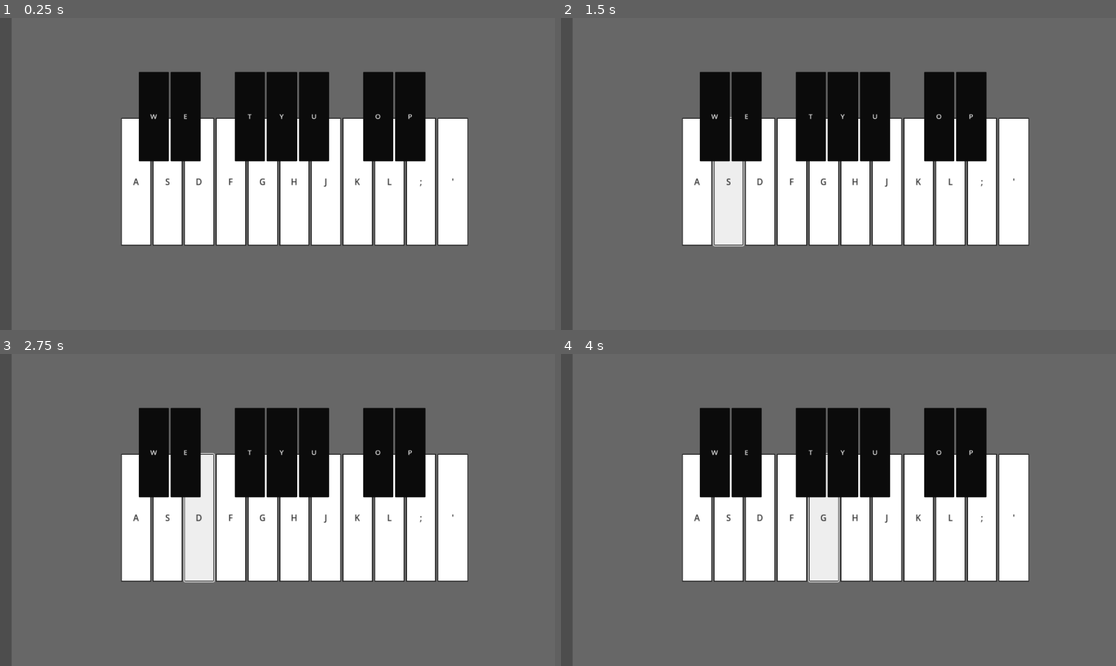
Above: before the commit, frames 1-4 (two rows, left to right).
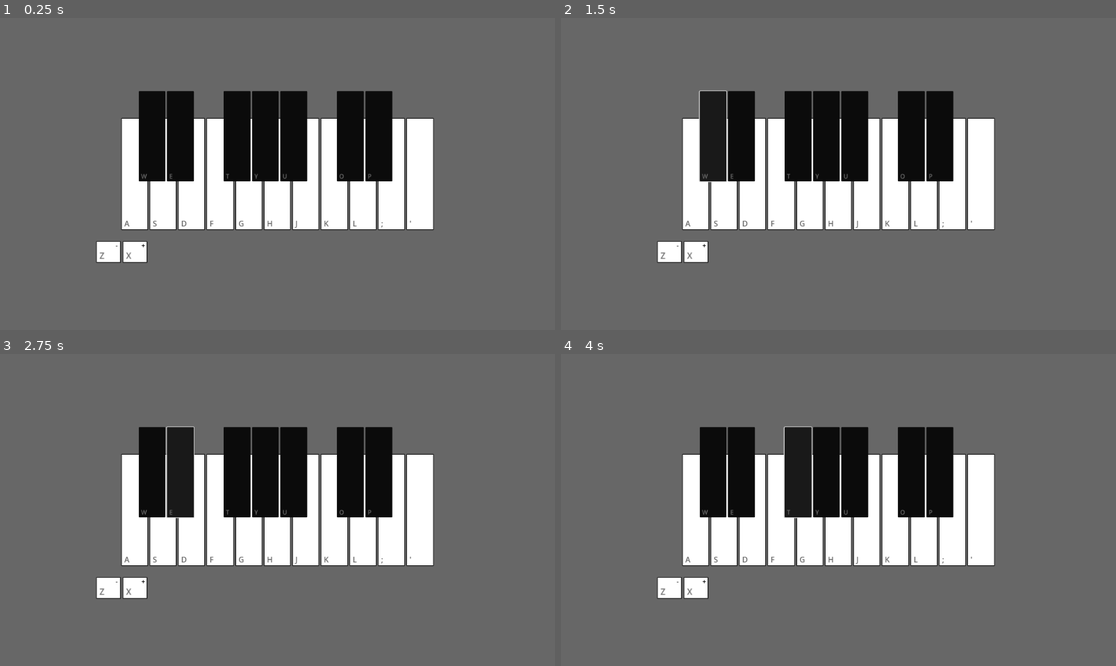
Above: after the commit, the same moments.

Repository: Zombeescott/PianoGame
Game: Godot game, scene res://Scenes/keyboard.tscn
Two runs of this game, one before a commit and one after it. Both use one fixed random seed, a clock stepped at 60 frames per second and the inputs below.
Inputs:
- Up to frame 1 (0.25 s): no input
- Up to frame 2 (1.5 s): click "A" at 0.5 s; click "S" at 1.25 s
- Up to frame 3 (2.75 s): click "D" at 2 s
- Up to frame 4 (4 s): click "F" at 2.75 s; click "G" at 3.5 s

The runs differ from the first frame. In frame 1, 19% of the frame differs, in the area x 0-85%, y 0-100%; in frame 2, 19%; in frame 3, 19%; in frame 4, 19%.

Commit message:
Updated look of Piano keys and added Octave modifiers

Diff:
--- a/Assets/whiteKey.tres
+++ b/Assets/whiteKey.tres
@@ -35,3 +35,4 @@
 Button/styles/hover = SubResource("StyleBoxFlat_eh72o")
 Button/styles/normal = SubResource("StyleBoxFlat_7hw58")
 Button/styles/pressed = SubResource("StyleBoxFlat_0wlaf")
+Label/colors/font_color = Color(0.415686, 0.415686, 0.415686, 1)
--- a/Scenes/KeyComponent.tscn
+++ b/Scenes/KeyComponent.tscn
@@ -4,13 +4,39 @@
 [ext_resource type="Theme" uid="uid://bgjrf1ffhsv5j" path="res://Assets/whiteKey.tres" id="1_kdtc4"]
 
 [node name="Key" type="Button"]
-offset_left = 880.0
-offset_top = 216.0
-offset_right = 888.0
-offset_bottom = 336.0
+offset_right = 48.0
+offset_bottom = 128.0
 size_flags_horizontal = 3
 theme = ExtResource("1_kdtc4")
-text = "NOTE"
 script = ExtResource("1_b6qmj")
 
+[node name="KeyboardButton" type="Label" parent="."]
+layout_mode = 1
+anchors_preset = 2
+anchor_top = 1.0
+anchor_bottom = 1.0
+offset_left = 6.0
+offset_top = -25.0
+offset_right = 48.0
+offset_bottom = 1.0
+grow_vertical = 0
+theme = ExtResource("1_kdtc4")
+text = "Label"
+
+[node name="Note" type="Label" parent="."]
+layout_mode = 1
+anchors_preset = 1
+anchor_left = 1.0
+anchor_right = 1.0
+offset_left = -14.0
+offset_top = -1.0
+offset_right = 4.0
+offset_bottom = 25.0
+grow_horizontal = 0
+scale = Vector2(0.75, 0.75)
+theme = ExtResource("1_kdtc4")
+theme_override_colors/font_color = Color(0, 0, 0, 1)
+horizontal_alignment = 1
+metadata/_edit_group_ = true
+
 [connection signal="button_down" from="." to="." method="_on_button_down"]
--- a/Scenes/keyboard.tscn
+++ b/Scenes/keyboard.tscn
@@ -10,9 +10,9 @@
 script = ExtResource("1_3lyc4")
 
 [node name="ColorRect" type="ColorRect" parent="."]
-offset_left = 24.0
-offset_right = 1176.0
+offset_right = 1152.0
 offset_bottom = 652.0
+scale = Vector2(1.00738, 1.00362)
 color = Color(0.403922, 0.403922, 0.403922, 1)
 
 [node name="CanvasLayer" type="CanvasLayer" parent="."]
@@ -30,7 +30,6 @@
 offset_bottom = 116.0
 grow_horizontal = 2
 grow_vertical = 2
-scale = Vector2(1.10966, 1.13947)
 theme = ExtResource("2_320ij")
 
 [node name="HBoxContainer" type="HBoxContainer" parent="CanvasLayer/WhiteNotes"]
@@ -39,58 +38,80 @@
 
 [node name="C_Whole" parent="CanvasLayer/WhiteNotes/HBoxContainer" instance=ExtResource("2_holbd")]
 layout_mode = 2
+octave = 1
+
+[node name="KeyboardButton" parent="CanvasLayer/WhiteNotes/HBoxContainer/C_Whole" index="0"]
 text = "A"
-octave = 1
 
 [node name="D_Whole" parent="CanvasLayer/WhiteNotes/HBoxContainer" instance=ExtResource("2_holbd")]
 layout_mode = 2
+octave = 1
+
+[node name="KeyboardButton" parent="CanvasLayer/WhiteNotes/HBoxContainer/D_Whole" index="0"]
 text = "S"
-octave = 1
 
 [node name="E_Whole" parent="CanvasLayer/WhiteNotes/HBoxContainer" instance=ExtResource("2_holbd")]
 layout_mode = 2
+octave = 1
+
+[node name="KeyboardButton" parent="CanvasLayer/WhiteNotes/HBoxContainer/E_Whole" index="0"]
 text = "D"
-octave = 1
 
 [node name="F_Whole" parent="CanvasLayer/WhiteNotes/HBoxContainer" instance=ExtResource("2_holbd")]
 layout_mode = 2
+octave = 1
+
+[node name="KeyboardButton" parent="CanvasLayer/WhiteNotes/HBoxContainer/F_Whole" index="0"]
 text = "F"
-octave = 1
 
 [node name="G_Whole" parent="CanvasLayer/WhiteNotes/HBoxContainer" instance=ExtResource("2_holbd")]
 layout_mode = 2
+octave = 1
+
+[node name="KeyboardButton" parent="CanvasLayer/WhiteNotes/HBoxContainer/G_Whole" index="0"]
 text = "G"
-octave = 1
 
 [node name="A_Whole" parent="CanvasLayer/WhiteNotes/HBoxContainer" instance=ExtResource("2_holbd")]
 layout_mode = 2
+octave = 1
+
+[node name="KeyboardButton" parent="CanvasLayer/WhiteNotes/HBoxContainer/A_Whole" index="0"]
 text = "H"
-octave = 1
 
 [node name="B_Whole" parent="CanvasLayer/WhiteNotes/HBoxContainer" instance=ExtResource("2_holbd")]
 layout_mode = 2
+octave = 1
+
+[node name="KeyboardButton" parent="CanvasLayer/WhiteNotes/HBoxContainer/B_Whole" index="0"]
 text = "J"
-octave = 1
 
 [node name="C_Whole2" parent="CanvasLayer/WhiteNotes/HBoxContainer" instance=ExtResource("2_holbd")]
 layout_mode = 2
+octave = 2
+
+[node name="KeyboardButton" parent="CanvasLayer/WhiteNotes/HBoxContainer/C_Whole2" index="0"]
 text = "K"
-octave = 2
 
 [node name="D_Whole2" parent="CanvasLayer/WhiteNotes/HBoxContainer" instance=ExtResource("2_holbd")]
 layout_mode = 2
+octave = 2
+
+[node name="KeyboardButton" parent="CanvasLayer/WhiteNotes/HBoxContainer/D_Whole2" index="0"]
 text = "L"
-octave = 2
 
 [node name="E_Whole2" parent="CanvasLayer/WhiteNotes/HBoxContainer" instance=ExtResource("2_holbd")]
 layout_mode = 2
+octave = 2
+
+[node name="KeyboardButton" parent="CanvasLayer/WhiteNotes/HBoxContainer/E_Whole2" index="0"]
 text = ";"
-octave = 2
 
 [node name="F_Whole2" parent="CanvasLayer/WhiteNotes/HBoxContainer" instance=ExtResource("2_holbd")]
 layout_mode = 2
+octave = 2
+
+[node name="KeyboardButton" parent="CanvasLayer/WhiteNotes/HBoxContainer/F_Whole2" index="0"]
 text = "'"
-octave = 2
 
 [node name="BlackNotes" type="PanelContainer" parent="CanvasLayer"]
 self_modulate = Color(1, 1, 1, 0)
@@ -100,12 +121,12 @@
 anchor_right = 0.5
 anchor_bottom = 0.5
 offset_left = -288.0
-offset_top = -212.0
-offset_right = 360.0
-offset_bottom = 20.0
+offset_top = -172.0
+offset_right = 370.0
+offset_bottom = 62.0
 grow_horizontal = 2
 grow_vertical = 2
-scale = Vector2(0.918679, 0.799694)
+scale = Vector2(0.8, 0.8)
 theme = ExtResource("3_x4jb4")
 
 [node name="HBoxContainer" type="HBoxContainer" parent="CanvasLayer/BlackNotes"]
@@ -115,14 +136,18 @@
 [node name="D_Flat" parent="CanvasLayer/BlackNotes/HBoxContainer" instance=ExtResource("2_holbd")]
 layout_mode = 2
 theme = ExtResource("3_x4jb4")
+octave = 1
+
+[node name="KeyboardButton" parent="CanvasLayer/BlackNotes/HBoxContainer/D_Flat" index="0"]
 text = "W"
-octave = 1
 
 [node name="E_Flat" parent="CanvasLayer/BlackNotes/HBoxContainer" instance=ExtResource("2_holbd")]
 layout_mode = 2
 theme = ExtResource("3_x4jb4")
+octave = 1
+
+[node name="KeyboardButton" parent="CanvasLayer/BlackNotes/HBoxContainer/E_Flat" index="0"]
 text = "E"
-octave = 1
 
 [node name="Spacer" type="Control" parent="CanvasLayer/BlackNotes/HBoxContainer"]
 layout_mode = 2
@@ -131,20 +156,26 @@
 [node name="G_Flat" parent="CanvasLayer/BlackNotes/HBoxContainer" instance=ExtResource("2_holbd")]
 layout_mode = 2
 theme = ExtResource("3_x4jb4")
+octave = 1
+
+[node name="KeyboardButton" parent="CanvasLayer/BlackNotes/HBoxContainer/G_Flat" index="0"]
 text = "T"
-octave = 1
 
 [node name="A_Flat" parent="CanvasLayer/BlackNotes/HBoxContainer" instance=ExtResource("2_holbd")]
 layout_mode = 2
 theme = ExtResource("3_x4jb4")
+octave = 1
+
+[node name="KeyboardButton" parent="CanvasLayer/BlackNotes/HBoxContainer/A_Flat" index="0"]
 text = "Y"
-octave = 1
 
 [node name="B_Flat" parent="CanvasLayer/BlackNotes/HBoxContainer" instance=ExtResource("2_holbd")]
 layout_mode = 2
 theme = ExtResource("3_x4jb4")
+octave = 1
+
+[node name="KeyboardButton" parent="CanvasLayer/BlackNotes/HBoxContainer/B_Flat" index="0"]
 text = "U"
-octave = 1
 
 [node name="Spacer2" type="Control" parent="CanvasLayer/BlackNotes/HBoxContainer"]
 layout_mode = 2
@@ -153,13 +184,68 @@
 [node name="D_Flat2" parent="CanvasLayer/BlackNotes/HBoxContainer" instance=ExtResource("2_holbd")]
 layout_mode = 2
 theme = ExtResource("3_x4jb4")
+octave = 2
+
+[node name="KeyboardButton" parent="CanvasLayer/BlackNotes/HBoxContainer/D_Flat2" index="0"]
 text = "O"
-octave = 2
 
 [node name="E_Flat2" parent="CanvasLayer/BlackNotes/HBoxContainer" instance=ExtResource("2_holbd")]
 layout_mode = 2
 theme = ExtResource("3_x4jb4")
+octave = 2
+
+[node name="KeyboardButton" parent="CanvasLayer/BlackNotes/HBoxContainer/E_Flat2" index="0"]
 text = "P"
-octave = 2
+
+[node name="OctaveMod" type="PanelContainer" parent="CanvasLayer"]
+self_modulate = Color(1, 1, 1, 0)
+offset_left = 200.0
+offset_top = 464.0
+offset_right = 296.0
+offset_bottom = 504.0
+scale = Vector2(1.1, 1.1)
+
+[node name="HBoxContainer" type="HBoxContainer" parent="CanvasLayer/OctaveMod"]
+self_modulate = Color(1, 1, 1, 0)
+layout_mode = 2
+
+[node name="OctDown" parent="CanvasLayer/OctaveMod/HBoxContainer" instance=ExtResource("2_holbd")]
+layout_mode = 2
+
+[node name="KeyboardButton" parent="CanvasLayer/OctaveMod/HBoxContainer/OctDown" index="0"]
+text = "Z"
+
+[node name="Note" parent="CanvasLayer/OctaveMod/HBoxContainer/OctDown" index="1"]
+text = "-"
+
+[node name="OctUp" parent="CanvasLayer/OctaveMod/HBoxContainer" instance=ExtResource("2_holbd")]
+layout_mode = 2
+
+[node name="KeyboardButton" parent="CanvasLayer/OctaveMod/HBoxContainer/OctUp" index="0"]
+text = "X"
+
+[node name="Note" parent="CanvasLayer/OctaveMod/HBoxContainer/OctUp" index="1"]
+text = "+"
 
 [node name="NotePlayer" parent="." instance=ExtResource("5_f6cqq")]
+
+[editable path="CanvasLayer/WhiteNotes/HBoxContainer/C_Whole"]
+[editable path="CanvasLayer/WhiteNotes/HBoxContainer/D_Whole"]
+[editable path="CanvasLayer/WhiteNotes/HBoxContainer/E_Whole"]
+[editable path="CanvasLayer/WhiteNotes/HBoxContainer/F_Whole"]
+[editable path="CanvasLayer/WhiteNotes/HBoxContainer/G_Whole"]
+[editable path="CanvasLayer/WhiteNotes/HBoxContainer/A_Whole"]
+[editable path="CanvasLayer/WhiteNotes/HBoxContainer/B_Whole"]
+[editable path="CanvasLayer/WhiteNotes/HBoxContainer/C_Whole2"]
+[editable path="CanvasLayer/WhiteNotes/HBoxContainer/D_Whole2"]
+[editable path="CanvasLayer/WhiteNotes/HBoxContainer/E_Whole2"]
+[editable path="CanvasLayer/WhiteNotes/HBoxContainer/F_Whole2"]
+[editable path="CanvasLayer/BlackNotes/HBoxContainer/D_Flat"]
+[editable path="CanvasLayer/BlackNotes/HBoxContainer/E_Flat"]
+[editable path="CanvasLayer/BlackNotes/HBoxContainer/G_Flat"]
+[editable path="CanvasLayer/BlackNotes/HBoxContainer/A_Flat"]
+[editable path="CanvasLayer/BlackNotes/HBoxContainer/B_Flat"]
+[editable path="CanvasLayer/BlackNotes/HBoxContainer/D_Flat2"]
+[editable path="CanvasLayer/BlackNotes/HBoxContainer/E_Flat2"]
+[editable path="CanvasLayer/OctaveMod/HBoxContainer/OctDown"]
+[editable path="CanvasLayer/OctaveMod/HBoxContainer/OctUp"]
--- a/Scripts/KeyComponent.gd
+++ b/Scripts/KeyComponent.gd
@@ -28,12 +28,16 @@
 func _on_button_down():
 	var tempStr : String
 	# key_pressed.emit(note, octave)
+	#octave += 1
 
 	# Calculates the note from the key_pressed
 	if key.contains("Whole"):
-		tempStr = key.left(1) + str(octave)
+		tempStr = key.left(1) + str(octave+1)
+		NotePlayer.play_note(tempStr, octave)
+	elif key.contains("Flat"):
+		tempStr = key.left(1) + "b" +  str(octave+1)
+		# Sends note played
+		NotePlayer.play_note(tempStr, octave)
 	else:
-		tempStr = key.left(1) + "b" +  str(octave)
-
-	# Sends note played
-	NotePlayer.play_note(tempStr, octave)
+		# Do nothing or play something that isn't implemented
+		pass
--- a/Scripts/note_player.gd
+++ b/Scripts/note_player.gd
@@ -18,8 +18,8 @@
 
 
 func play_note(note : String, octave : int):
-	# octave += 1
 	print("Note: ", note, " Octave: ", octave)
 
 	# Plays the note
-	notes.get(note).play()
+	if notes.get(note) is AudioStreamPlayer:
+		notes.get(note).play()
